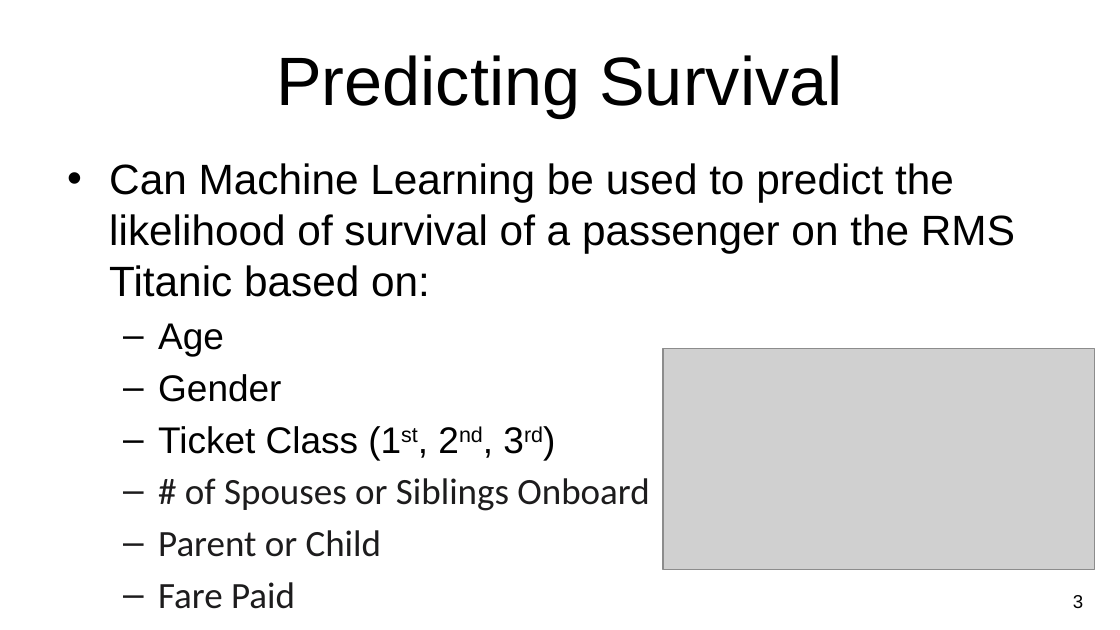
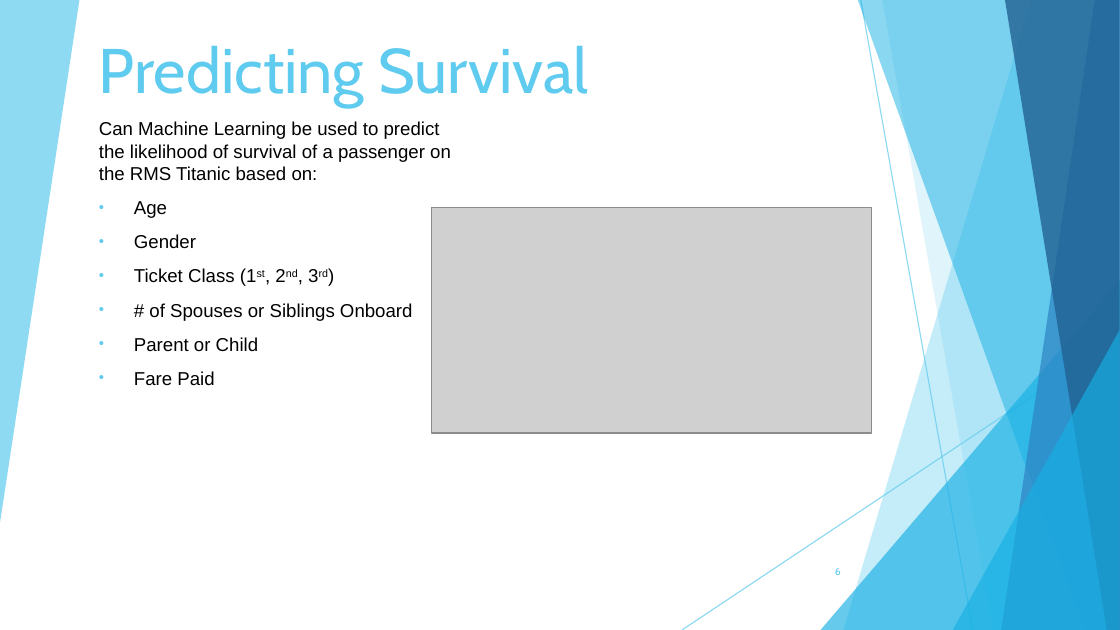
Before and after one commit to owenmeyer3/titanic, a slide deck: slide 7 of NU-Final_Project_Titanic.pptx (slide 4 before the commit). Drawn at 1120x630 pixels with LibreOffice and Linux fonts; fonts in the diff are those of the drawing; grey boxes stand for pictures; background and template pictures are left out. Boxes give left, top, right and bottom in pixels: in the first picture for what was removed or moved away, otherwise in the second. Text is boxed around its words. In the diff, an @@ line names an element or a change of style, - is before the commit and + after.

```diff
--- a/NU-Final_Project_Titanic.pptx
+++ b/NU-Final_Project_Titanic.pptx
@@ text "Predicting Survival": place and size @@
-text "Predicting Survival" at <box>276,55,842,117</box>
+text "Predicting Survival" at <box>99,46,588,108</box>
@@ text "Predicting Survival" at <box>99,46,588,108</box>: size 44 to 40.5 pt, font Arial to Cabin, text colour #000000 to #5FCBEF; alignment centre to left; vertical alignment middle to bottom @@
@@ subtitle "Can Machine Learning be used ...": place and size @@
-subtitle "Can Machine Learning be used ..." at <box>109,163,1015,609</box>
+subtitle "Can Machine Learning be used ..." at <box>99,121,451,386</box>
@@ subtitle "Can Machine Learning be used ..." at <box>99,121,451,386</box>: size 27.2 to 12 pt in "Can Machine Learning be used to predict ..."; size 23.8 to 12 pt in "Age", "Gender", "Ticket Class (1st, 2nd, 3rd)", "# of Spouses or Siblings Onboard" and 2 more places; font Calibri to Arial, text colour #1D1C1D to #000000 in "# of Spouses or Siblings Onboard", "Parent or Child", "Fare Paid"; bullet • to none; more space between paragraphs; bullet – to •; list level 2 to 1 in "Age"; list level 2 to 1 in "Gender"; list level 2 to 1 in "Ticket Class (1st, 2nd, 3rd)"; list level 2 to 1 in "# of Spouses or Siblings ..."; list level 2 to 1 in "Parent or Child"; list level 2 to 1 in "Fare Paid" @@
@@ picture: place and size @@
-picture at <box>663,348,1094,569</box>
+picture at <box>431,207,871,432</box>
@@ group added at <box>0,0,1120,630</box>: 6 freeform shapes, 2 lines, 2 triangles @@
@@ page number added at <box>835,568,841,575</box>, 6.8 pt, text #5FCBEF @@
+6
@@ page number removed at <box>1073,595,1083,608</box> @@
-3
```
Also in this commit, not shown: 3 other slides changed, 4 slides added, 4 slides removed, 3 other files.
